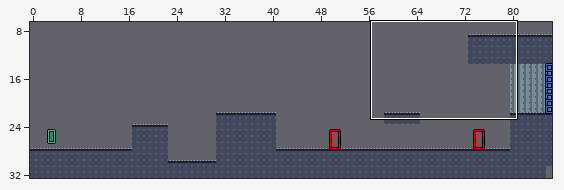
LDtk project: levels/level.json. The first picture is a wide view before the edit; the outline marks the close-up.
Close-up. Before the commit:
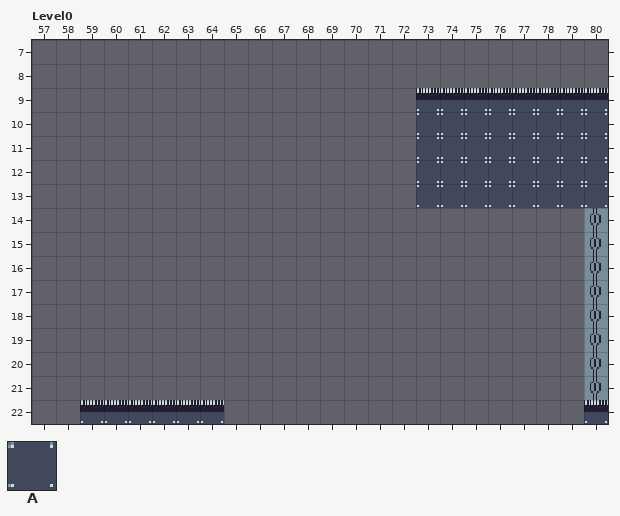
Cells are 16x16 px. Shown: Level0 x 57..80, y 7..22. The commit also changed other parts of the map, which this record leaves out.
Key: from "Platforms": A 1 "platforms".
_ is an empty cell.
Layers that did not change in this view are not listed.
Layer "Platforms" before, first column x 57:
 7 ________________________
 8 ________________________
 9 ________________AAAAAAAA
10 ________________AAAAAAAA
11 ________________AAAAAAAA
12 ________________AAAAAAAA
13 ________________AAAAAAAA
14 ________________________
15 ________________________
16 ________________________
17 ________________________
18 ________________________
19 ________________________
20 ________________________
21 ________________________
22 __AAAAAA_______________A
After the commit:
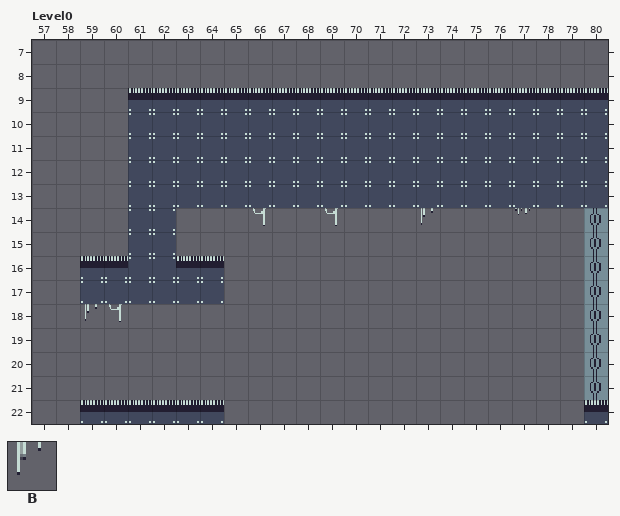
Further tiles: from "Foreground": B 1.
From old to new:
Changed rows in their new state; . is an unchanged cell.
Layer "Platforms":
first column x 59:
 9 ..AAAAAAAAAAAA
10 ..AAAAAAAAAAAA
11 ..AAAAAAAAAAAA
12 ..AAAAAAAAAAAA
13 ..AAAAAAAAAAAA
14 ..AA..........
15 ..AA..........
16 AAAAAA........
17 AAAAAA........
Layer "Foreground":
first column x 66:
14 B..B...B...B
first column x 59:
18 BB
